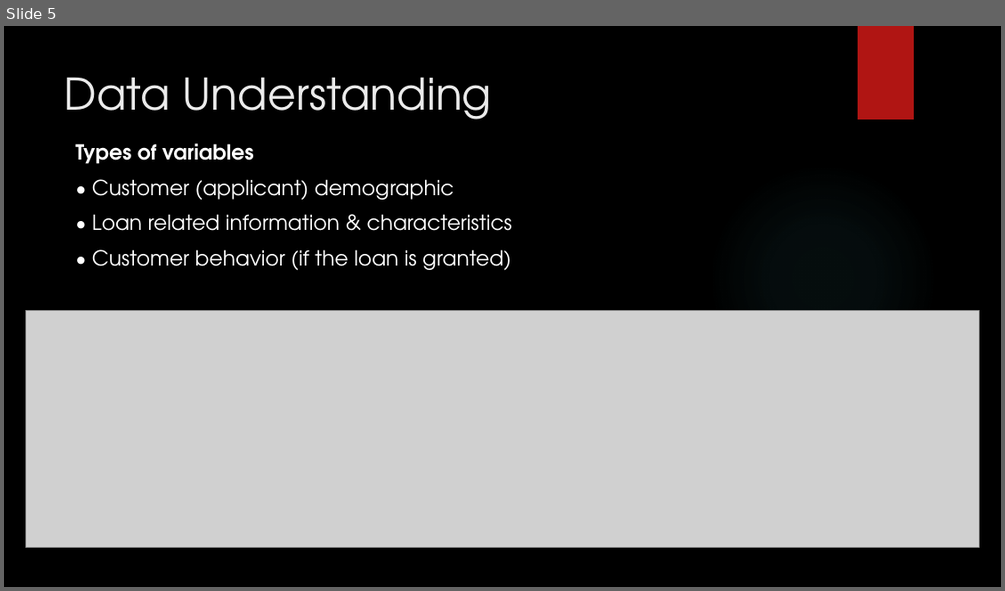
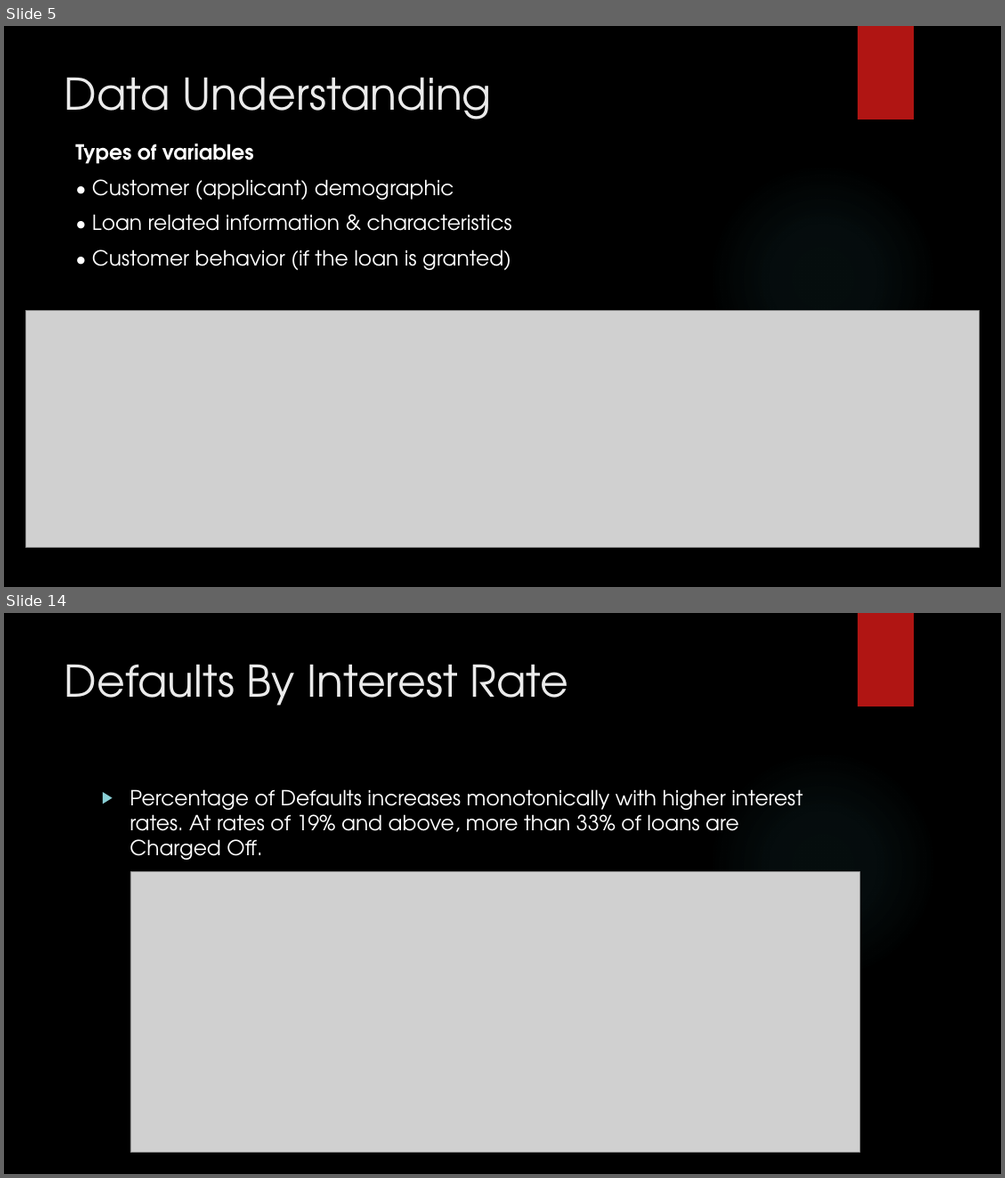
Before and after one commit to subhabrata-ghosh-1988/lending_club_case_study, a slide deck: Subhabrata_Ghosh_Lending_Club_Case_Study.pptx. Shown one above the other, each under a label of ours: slide 5 before the commit, slides 5 and 14 after it; the slides between them are not shown. The pictures are 1005x591 and 1005x1178 pixels, drawn with LibreOffice and Linux fonts; fonts in the diff are those of the drawing; grey boxes stand for pictures; background and template pictures are left out. Boxes give left, top, right and bottom in pixels: in the first picture for what was removed or moved away, otherwise in the second. Text is boxed around its words. In the diff, an @@ line names an element or a change of style, - is before the commit and + after.

```diff
--- a/Subhabrata_Ghosh_Lending_Club_Case_Study.pptx
+++ b/Subhabrata_Ghosh_Lending_Club_Case_Study.pptx
@@ slide 14 added at [4, 613, 1001, 1174], background picture (left out); not listed: 2 template elements that a slide beside it also shows @@
@@ title added at [65, 664, 568, 706], 42 pt, text #EBEBEB @@
+Defaults By Interest Rate
@@ text added at [129, 789, 802, 860], 20 pt, text #FFFFFF @@
+▶ Percentage of Defaults increases monotonically with higher interest rates. At rates of 19% and above, more than 33% of loans are Charged Off.
@@ picture added at [130, 872, 859, 1152] @@
```
Also in this commit, not shown: 18 other slides added, 2 other files.
